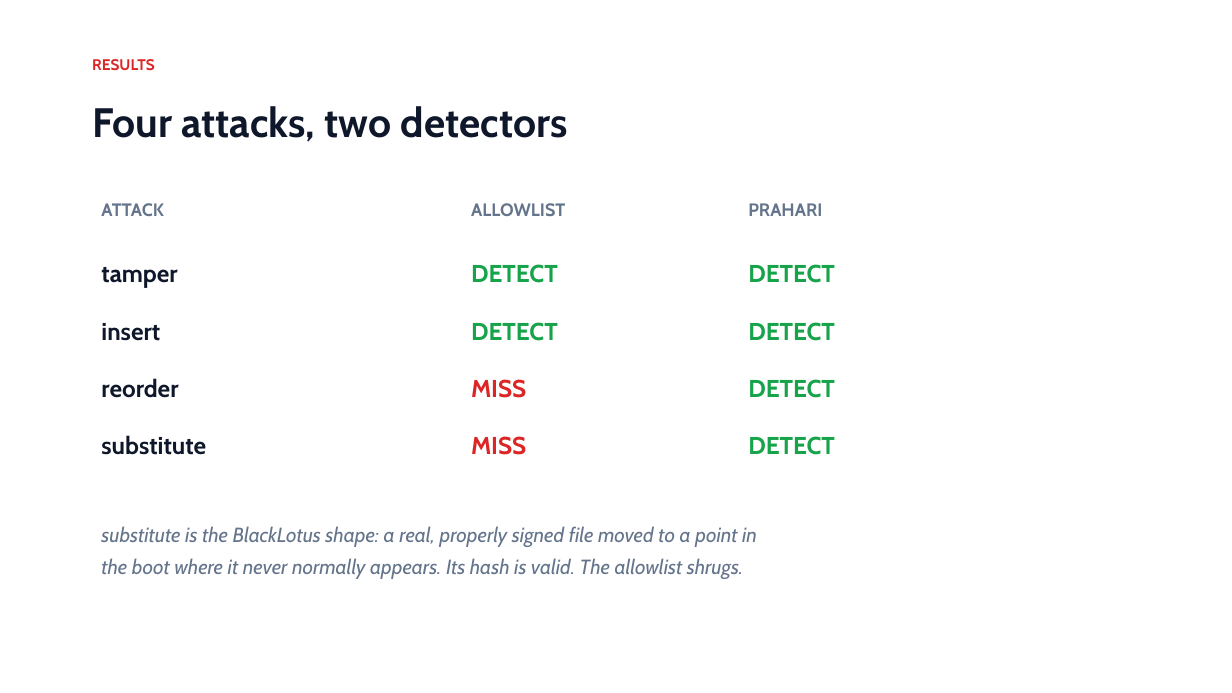
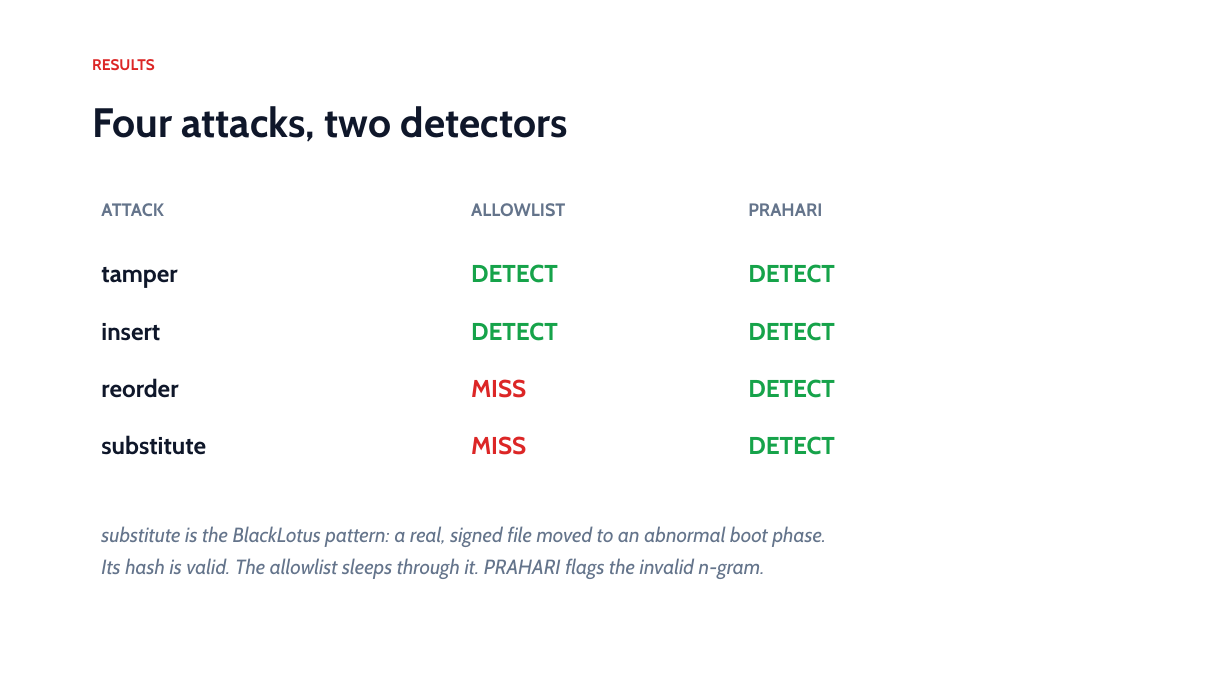
Before and after one commit to basithladdu/prahari, a slide deck: slide 5 of docs/PRAHARI.pptx. Drawn at 1232x693 pixels with LibreOffice and Linux fonts; fonts in the diff are those of the drawing. Boxes give left, top, right and bottom in pixels: in the first picture for what was removed or moved away, otherwise in the second. Text is boxed around its words. In the diff, an @@ line names an element or a change of style, - is before the commit and + after.

Commit message:
Refresh PRAHARI.pptx with high-res TUI screenshots and typography updates

```diff
--- a/docs/PRAHARI.pptx
+++ b/docs/PRAHARI.pptx
@@ text at [101, 526, 827, 579]: text changed @@
-substitute is the BlackLotus shape: a real, properly signed file moved to a point in
-the boot where it never normally appears. Its hash is valid. The allowlist shrugs.
+substitute is the BlackLotus pattern: a real, signed file moved to an abnormal boot phase.
+Its hash is valid. The allowlist sleeps through it. PRAHARI flags the invalid n-gram.
```
Also in this commit, not shown: 6 other slides changed.
